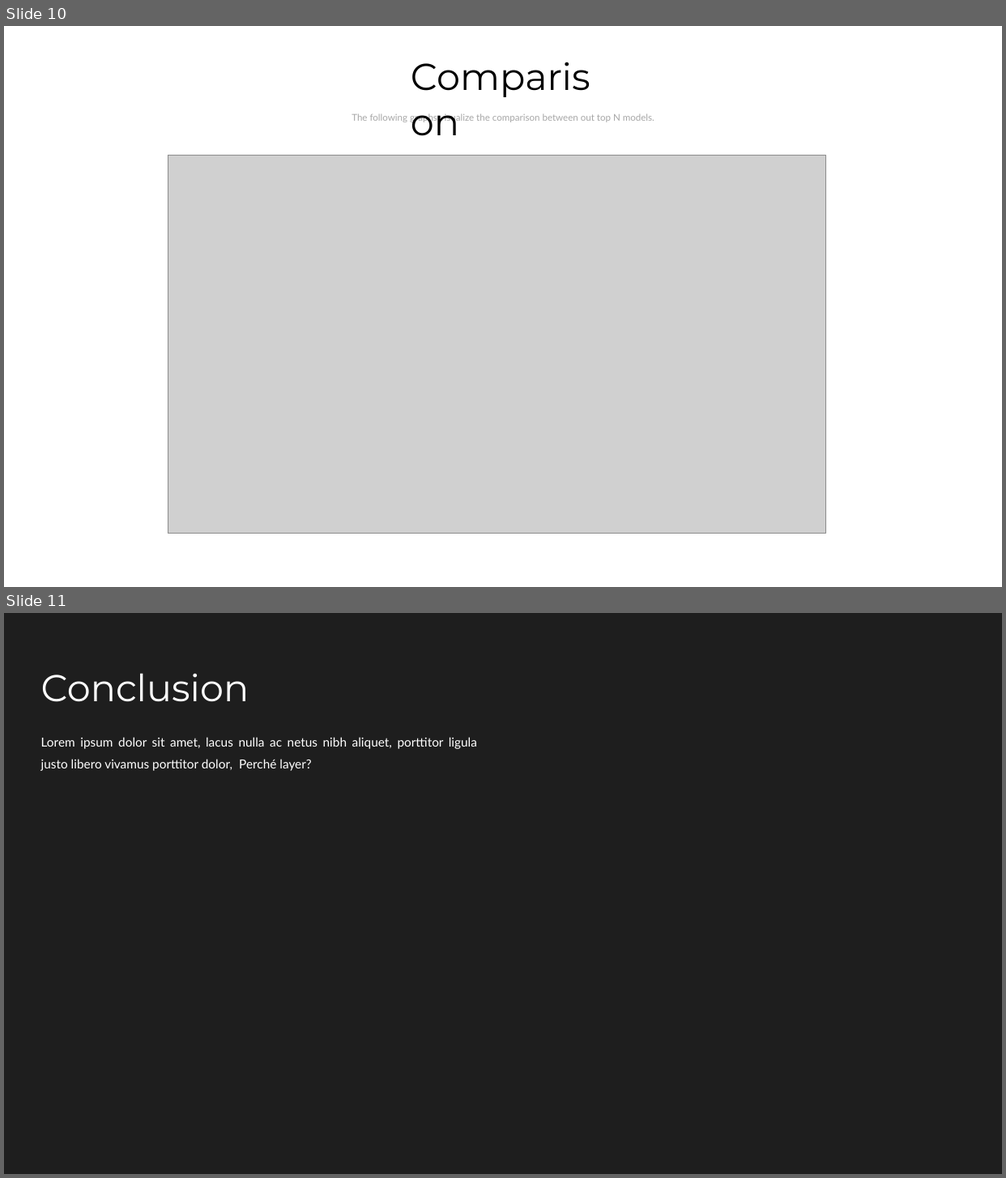
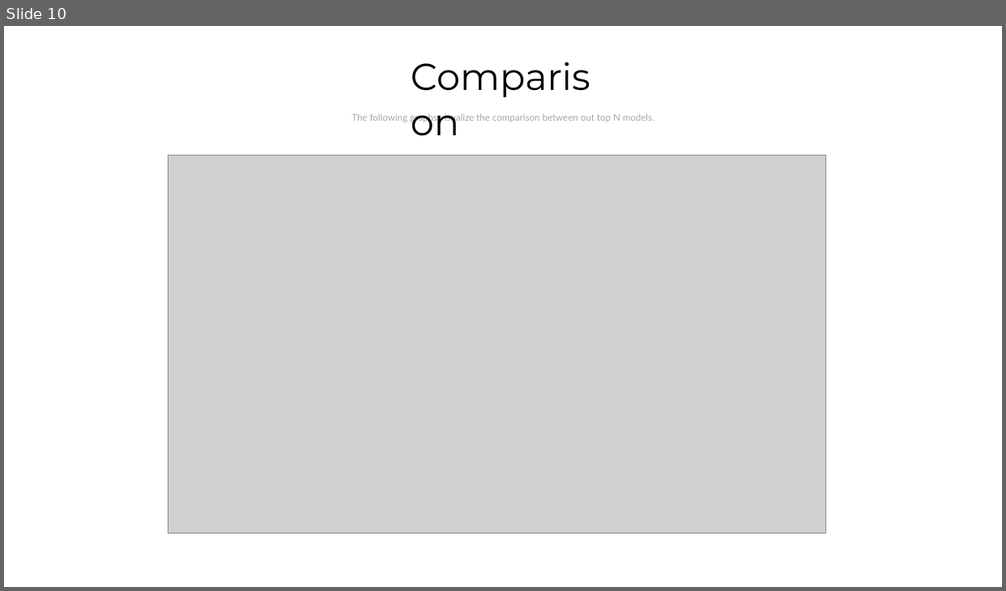
Before and after one commit to Chri1629/aml_project, a slide deck: presentation/presentation.pptx. Shown one above the other, each under a label of ours: slides 10 and 11 before the commit, slide 10 after it. The pictures are 1006x1178 and 1006x591 pixels, drawn with LibreOffice and Linux fonts; fonts in the diff are those of the drawing; grey boxes stand for pictures. Boxes give left, top, right and bottom in pixels: in the first picture for what was removed or moved away, otherwise in the second. Text is boxed around its words. In the diff, an @@ line names an element or a change of style, - is before the commit and + after.

```diff
--- a/presentation/presentation.pptx
+++ b/presentation/presentation.pptx
@@ slide 11 removed at <box>4,613,1002,1174</box>, background #FFFFFF @@
@@ rectangle removed at <box>4,613,1002,1174</box> @@
@@ text removed at <box>41,673,249,702</box> @@
-Conclusion
@@ text removed at <box>41,737,477,771</box> @@
-Lorem ipsum dolor sit amet, lacus nulla ac netus nibh aliquet, porttitor ligula justo libero vivamus porttitor dolor, Perché layer?
```
Also in this commit, not shown: 3 slides changed, 1 slide added, 5 other files.
